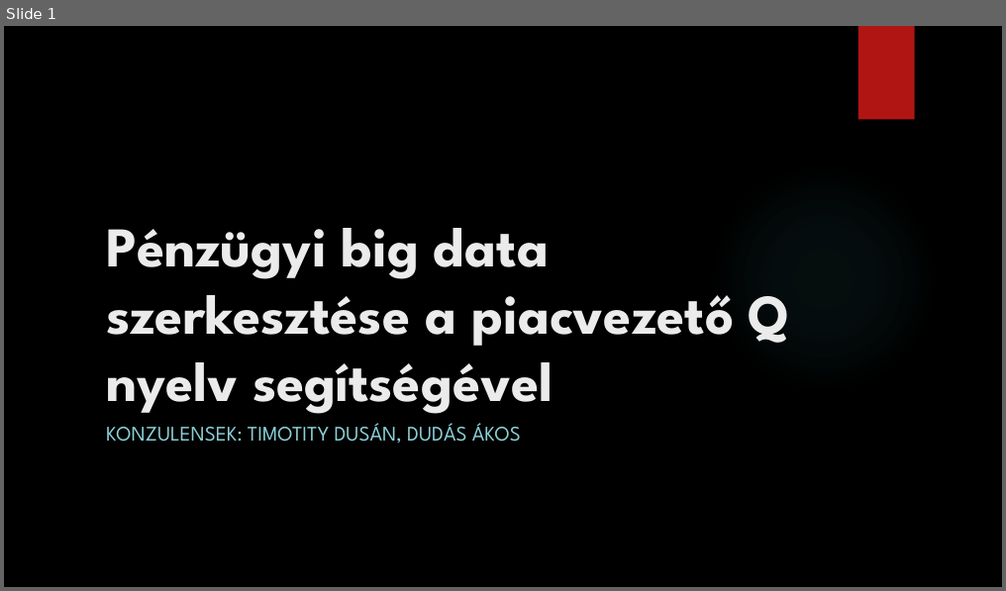
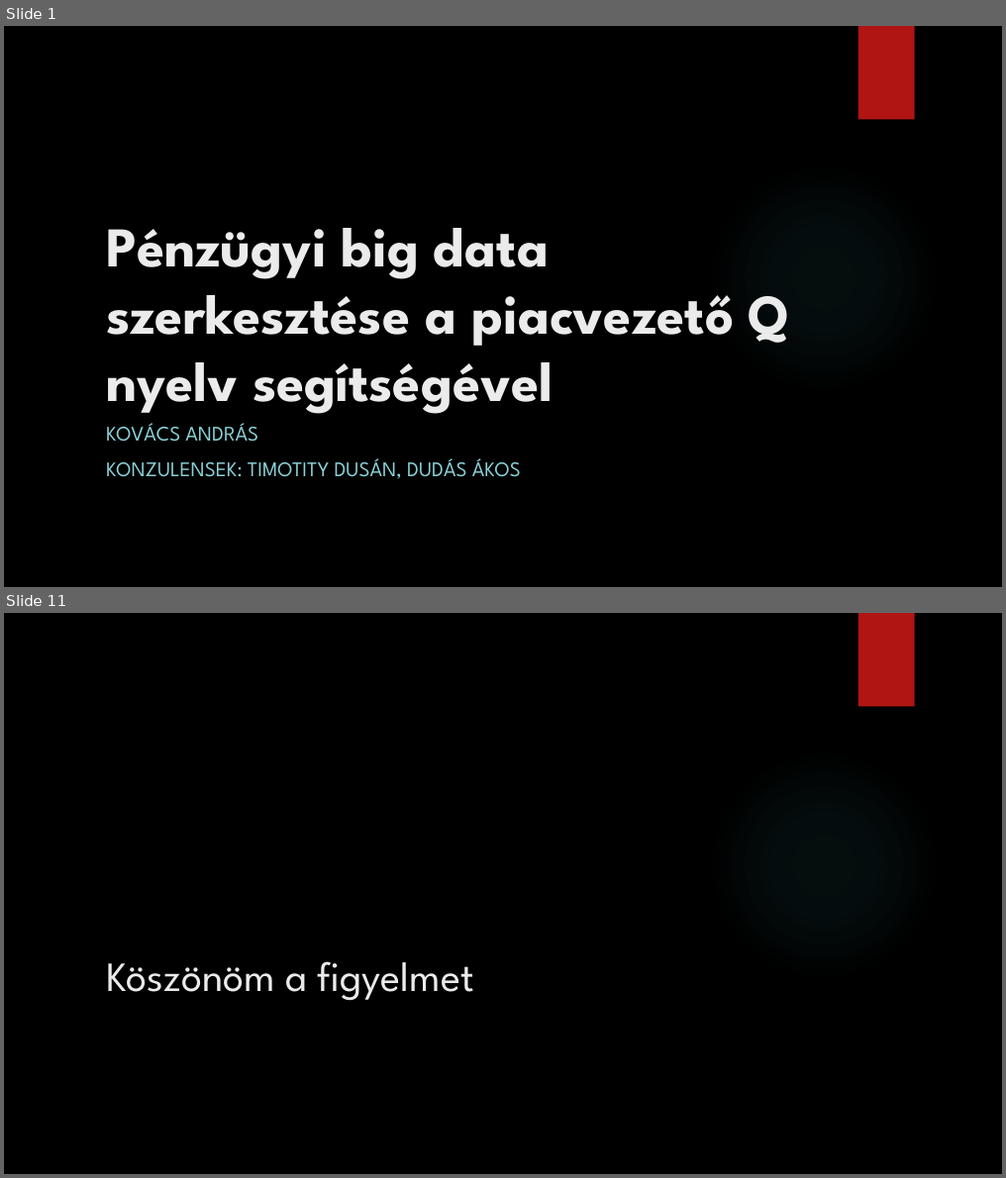
Before and after one commit to kovand11/Msc-Onlab2, a slide deck: Presentation/Pénzügyi big data szerkesztése.pptx. Shown one above the other, each under a label of ours: slide 1 before the commit, slides 1 and 11 after it; the slides between them are not shown. The pictures are 1006x591 and 1006x1178 pixels, drawn with LibreOffice and Linux fonts; fonts in the diff are those of the drawing; background and template pictures are left out. Boxes give left, top, right and bottom in pixels: in the first picture for what was removed or moved away, otherwise in the second. Text is boxed around its words. In the diff, an @@ line names an element or a change of style, - is before the commit and + after.

```diff
--- a/Presentation/Pénzügyi big data szerkesztése.pptx
+++ b/Presentation/Pénzügyi big data szerkesztése.pptx
@@ slide 11 added at [4, 613, 1002, 1174], background picture (left out); not listed: 2 template elements that a slide beside it also shows @@
@@ title added at [106, 961, 474, 1001], 40 pt, text #EBEBEB @@
+Köszönöm a figyelmet
@@ slide 1 changed as well @@
@@ subtitle at [106, 423, 258, 442]: paragraph added @@
+KOVÁCS ANDRÁS
```
Also in this commit, not shown: 9 other slides added, 1 slide removed, 10 other files.
